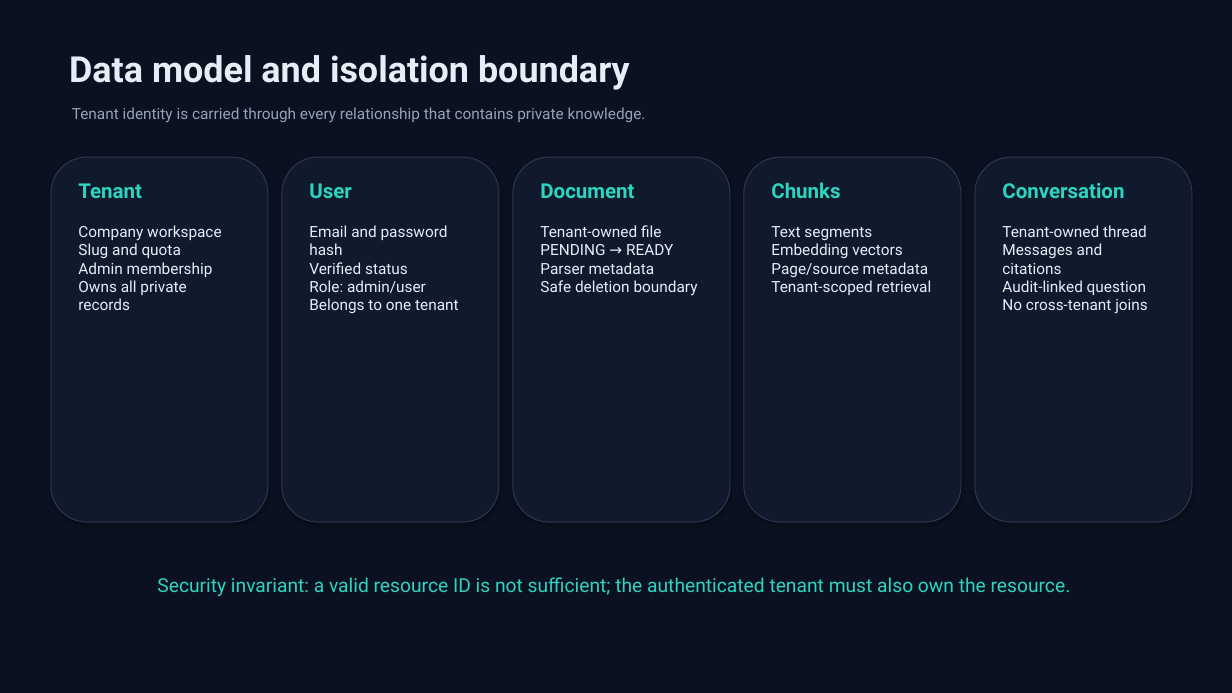
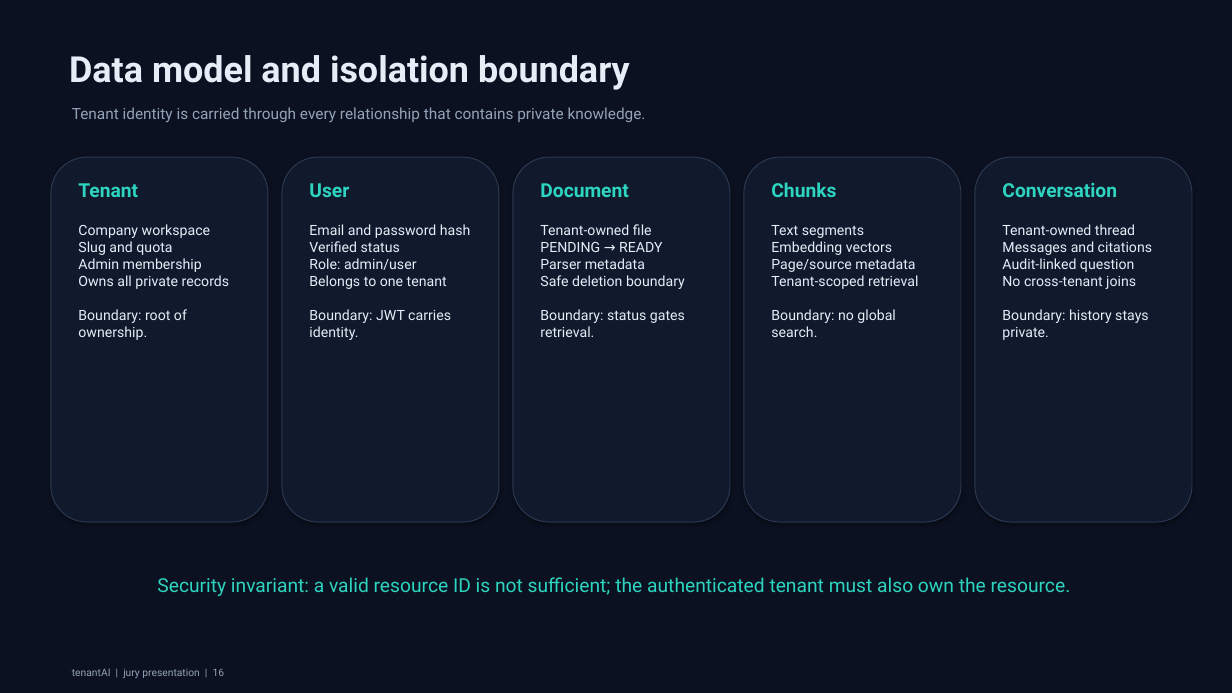
Before and after one commit to aksharganji23/tenantAI, a slide deck: slide 16 of presentation/SaaSsum_AI_Presentation.pptx. Drawn at 1232x693 pixels with LibreOffice and Linux fonts; fonts in the diff are those of the drawing. Boxes give left, top, right and bottom in pixels: in the first picture for what was removed or moved away, otherwise in the second. Text is boxed around its words. In the diff, an @@ line names an element or a change of style, - is before the commit and + after.

```diff
--- a/presentation/SaaSsum_AI_Presentation.pptx
+++ b/presentation/SaaSsum_AI_Presentation.pptx
@@ size 16 to 15 pt in 5 elements at bbox=[78, 183, 138, 197], bbox=[309, 183, 349, 197], bbox=[540, 183, 628, 197], bbox=[771, 182, 836, 197], bbox=[1002, 183, 1117, 197] @@
@@ text at bbox=[78, 224, 230, 340]: text changed; size 12 to 11 pt @@
-Company workspace
-Slug and quota
-Admin membership
-Owns all private records
+Company workspace
+Slug and quota
+Admin membership
+Owns all private records
+Boundary: root of ownership.
@@ text at bbox=[309, 224, 471, 340]: text changed; size 12 to 11 pt @@
-Email and password hash
-Verified status
-Role: admin/user
-Belongs to one tenant
+Email and password hash
+Verified status
+Role: admin/user
+Belongs to one tenant
+Boundary: JWT carries identity.
@@ text at bbox=[540, 224, 685, 337]: text changed; size 12 to 11 pt @@
-Tenant-owned file
-PENDING → READY
-Parser metadata
-Safe deletion boundary
+Tenant-owned file
+PENDING → READY
+Parser metadata
+Safe deletion boundary
+Boundary: status gates retrieval.
@@ text at bbox=[771, 225, 918, 337]: text changed; size 12 to 11 pt @@
-Text segments
-Embedding vectors
-Page/source metadata
-Tenant-scoped retrieval
+Text segments
+Embedding vectors
+Page/source metadata
+Tenant-scoped retrieval
+Boundary: no global search.
@@ text at bbox=[1002, 224, 1152, 340]: text changed; size 12 to 11 pt @@
-Tenant-owned thread
-Messages and citations
-Audit-linked question
-No cross-tenant joins
+Tenant-owned thread
+Messages and citations
+Audit-linked question
+No cross-tenant joins
+Boundary: history stays private.
@@ text added at bbox=[72, 668, 225, 678], 8 pt, text #94A3B8 @@
+tenantAI | jury presentation | 16
```
Also in this commit, not shown: 22 other slides changed, 1 other file.
